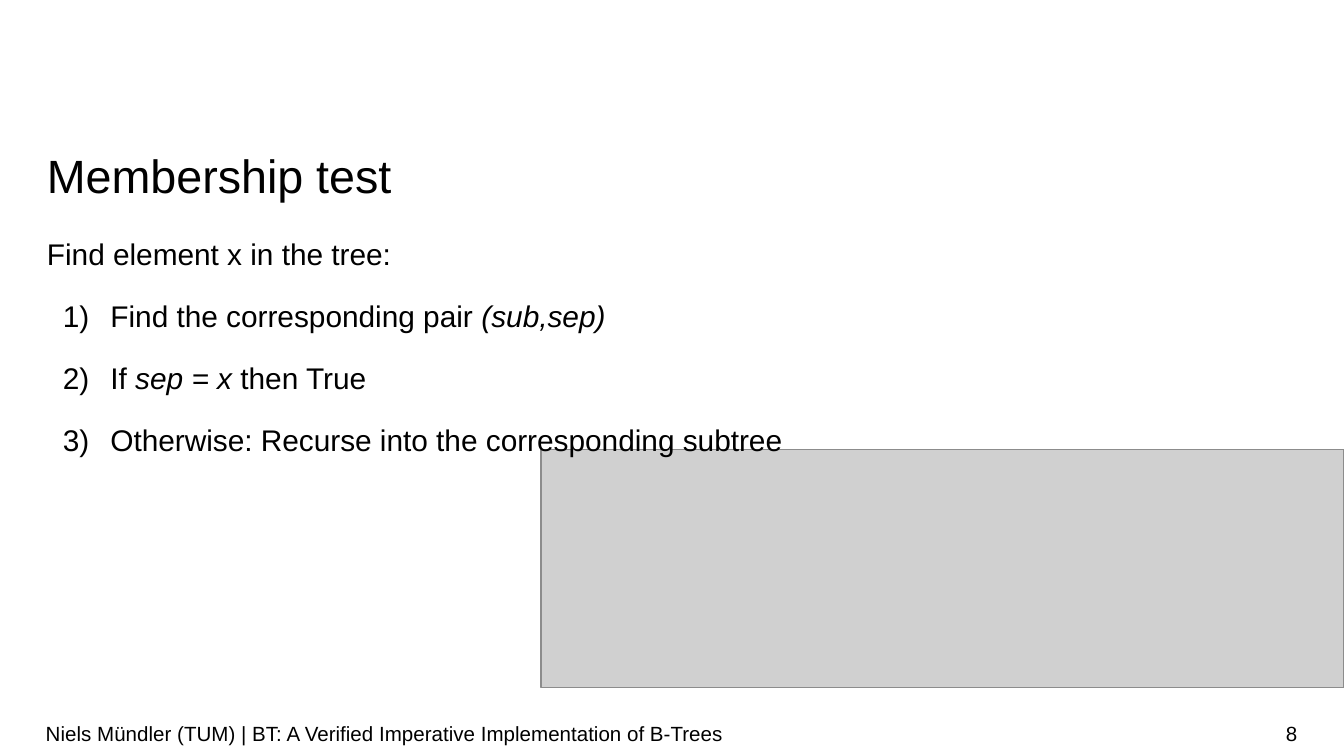
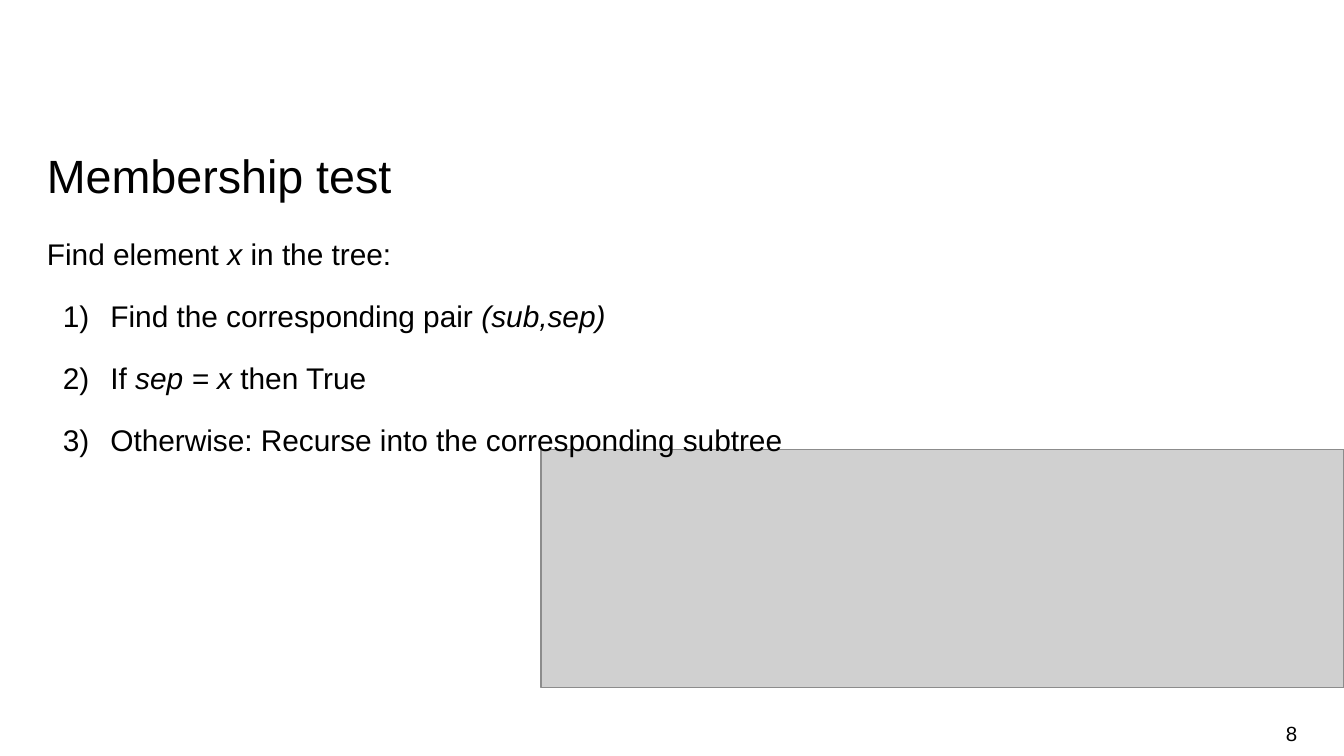
Before and after one commit to nielstron/btrees-thesis, a slide deck: slide 8 of colloqium.odp. Drawn at 1344x756 pixels with LibreOffice and Linux fonts; fonts in the diff are those of the drawing; grey boxes stand for pictures; background and template pictures are left out. Boxes give left, top, right and bottom in pixels: in the first picture for what was removed or moved away, otherwise in the second. Text is boxed around its words. In the diff, an @@ line names an element or a change of style, - is before the commit and + after.

```diff
--- a/colloqium.odp
+++ b/colloqium.odp
@@ text at (47, 243, 392, 266): italic on in "x" @@
@@ text removed at (46, 726, 722, 746) @@
-Niels Mündler (TUM) | BT: A Verified Imperative Implementation of B-Trees
```
Also in this commit, not shown: 27 other slides changed, 9 slides removed.
